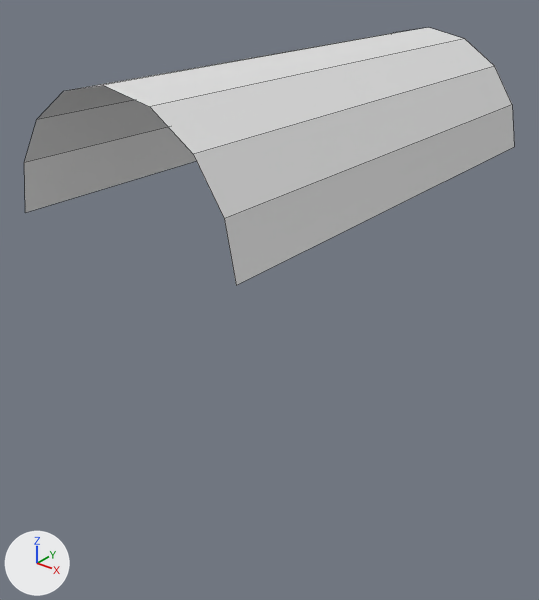
The Blender file data/blender/flatwithtunnel.blend as it was, and as the next commit left it.
Before and after are seen from a camera (50 mm lens) standing at (2.28, -1.45, 1.89) and looking at (0.46, 0.83, 0.48). Every picture has the same lights, and +X, +Y and +Z are marked at lower left. The older version comes first. Mesh edges are drawn as thin lines.

Before the edit, the objects in view are built like this:
```python
me_circle = bpy.data.meshes.new('Circle')
me_circle.from_pydata(...)  # 18 vertices, 8 faces; spans x 0.0..1.0, y 0.0..2.0, z 1.0..1.5
ob_tunnelhigh = bpy.data.objects.new('tunnelhigh', me_circle)
ob_tunnelhigh.location = (0.0, 0.0, 0.0)
```
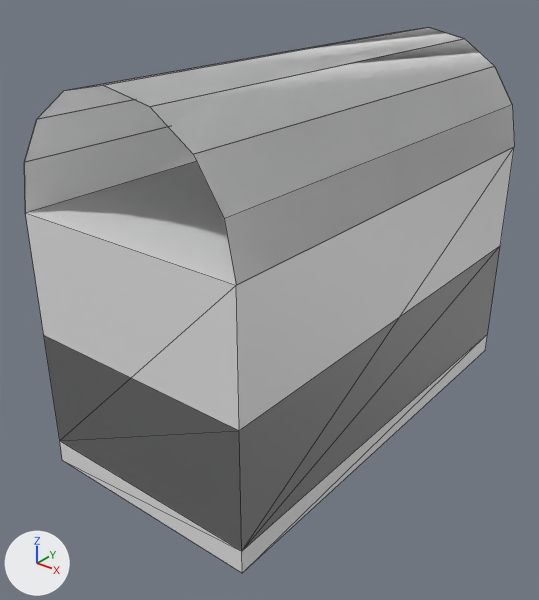
Scene script edits in JSON lines:
```json
{"block": "me_circle", "where": "# used by ob_tunnelhigh; location = (0.0, 0.0, 0.0)"}
{"op": "remove", "block": "me_circle", "code": "me_circle.from_pydata(...)  # 18 vertices, 8 faces; spans x 0.0..1.0, y 0.0..2.0, z 1.0..1.5"}
{"op": "add", "block": "me_circle", "code": "me_circle.from_pydata(...)  # 36 vertices, 16 faces; spans x 0.0..1.0, y 0.0..2.0, z 1.0..1.5"}
{"block": "me_circle", "change": "me_circle part 1"}
{"block": "me_circle", "change": "7 faces are deleted"}
{"block": "me_circle", "change": "13 vertices are added at x 0.0..1.0, y 0.0..2.0, z 1.0..1.5"}
{"block": "me_circle", "change": "5 new vertices lie (0.0, 2.0, 0.0) away from vertices in x 0.0..1.0, y 0.0, z 1.0..1.5"}
{"block": "me_circle", "change": "15 new faces join them"}
{"op": "add", "block": "me_circle_017", "code": ["me_circle_017 = bpy.data.meshes.new('Circle.017')", "me_circle_017.from_pydata([(1.0, 2.0, 0.0), (1.0, 0.0, 0.0), (1.0, 2.0, 1.0), (1.0, 0.0, 1.0)], [], [(2, 1, 0), (2, 3, 1)])"]}
{"op": "add", "block": "me_circle_016", "code": ["me_circle_016 = bpy.data.meshes.new('Circle.016')", "me_circle_016.from_pydata([(0.0, 0.0, 0.0), (1.0, 0.0, 0.0), (0.0, 0.0, 1.0), (1.0, 0.0, 1.0)], [], [(3, 0, 1), (3, 2, 0)])"]}
{"op": "add", "block": "me_circle_013", "code": ["me_circle_013 = bpy.data.meshes.new('Circle.013')", "me_circle_013.from_pydata([(0.0, 0.0, 1.0), (0.0, 2.0, 1.0), (1.0, 0.0, 1.0), (1.0, 2.0, 1.0)], [], [(1, 2, 3), (1, 0, 2)])"]}
{"op": "add", "block": "me_circle_011", "code": ["me_circle_011 = bpy.data.meshes.new('Circle.011')", "me_circle_011.from_pydata([(1.0, 2.0, 0.0), (1.0, 0.0, 0.0), (1.0, 2.0, 0.5), (1.0, 0.0, 0.5)], [], [(2, 1, 0), (2, 3, 1)])"]}
{"op": "add", "block": "me_circle_010", "code": ["me_circle_010 = bpy.data.meshes.new('Circle.010')", "me_circle_010.from_pydata([(0.0, 0.0, 0.0), (1.0, 0.0, 0.0), (0.0, 0.0, 0.5), (1.0, 0.0, 0.5)], [], [(3, 0, 1), (3, 2, 0)])"]}
{"op": "add", "block": "me_circle_005", "code": ["me_circle_005 = bpy.data.meshes.new('Circle.005')", "me_circle_005.from_pydata([(1.0, 2.0, -0.1), (1.0, 0.0, -0.1), (1.0, 2.0, 0.0), (1.0, 0.0, 0.0)], [], [(2, 1, 0), (2, 3, 1)])"]}
{"op": "add", "block": "me_circle_004", "code": ["me_circle_004 = bpy.data.meshes.new('Circle.004')", "me_circle_004.from_pydata([(0.0, 0.0, -0.1), (1.0, 0.0, -0.1), (0.0, 0.0, 0.0), (1.0, 0.0, 0.0)], [], [(3, 0, 1), (3, 2, 0)])"]}
{"op": "add", "block": "ob_righthigh", "code": ["ob_righthigh = bpy.data.objects.new('righthigh', me_circle_017)", "ob_righthigh.location = (0.0, 0.0, 0.0)"]}
{"op": "add", "block": "ob_fronthigh", "code": ["ob_fronthigh = bpy.data.objects.new('fronthigh', me_circle_016)", "ob_fronthigh.location = (0.0, 0.0, 0.0)"]}
{"op": "add", "block": "ob_tophigh", "code": ["ob_tophigh = bpy.data.objects.new('tophigh', me_circle_013)", "ob_tophigh.location = (0.0, 0.0, 0.0)"]}
{"op": "add", "block": "ob_rightmid", "code": ["ob_rightmid = bpy.data.objects.new('rightmid', me_circle_011)", "ob_rightmid.location = (0.0, 0.0, 0.0)"]}
{"op": "add", "block": "ob_frontmid", "code": ["ob_frontmid = bpy.data.objects.new('frontmid', me_circle_010)", "ob_frontmid.location = (0.0, 0.0, 0.0)"]}
{"op": "add", "block": "ob_rightlow", "code": ["ob_rightlow = bpy.data.objects.new('rightlow', me_circle_005)", "ob_rightlow.location = (0.0, 0.0, 0.0)"]}
{"op": "add", "block": "ob_frontlow", "code": ["ob_frontlow = bpy.data.objects.new('frontlow', me_circle_004)", "ob_frontlow.location = (0.0, 0.0, 0.0)"]}
```

Boxes (x1, y1, x2, y2) around the edits, measured in the pictures (539 x 600 px):
```json
{"object": "righthigh", "change": "added", "after": [236, 147, 514, 551]}
{"object": "fronthigh", "change": "added", "after": [26, 213, 242, 551]}
{"object": "tophigh", "change": "added", "after": [26, 161, 236, 285]}
{"object": "rightmid", "change": "added", "after": [244, 246, 500, 548]}
{"object": "frontmid", "change": "added", "after": [60, 378, 239, 441]}
{"object": "rightlow", "change": "added", "after": [242, 335, 487, 573]}
{"object": "frontlow", "change": "added", "after": [60, 441, 242, 572]}
{"part": 1, "of": "me_circle", "change": "reshaped", "before": [24, 28, 512, 219], "after": [24, 28, 514, 285]}
```
